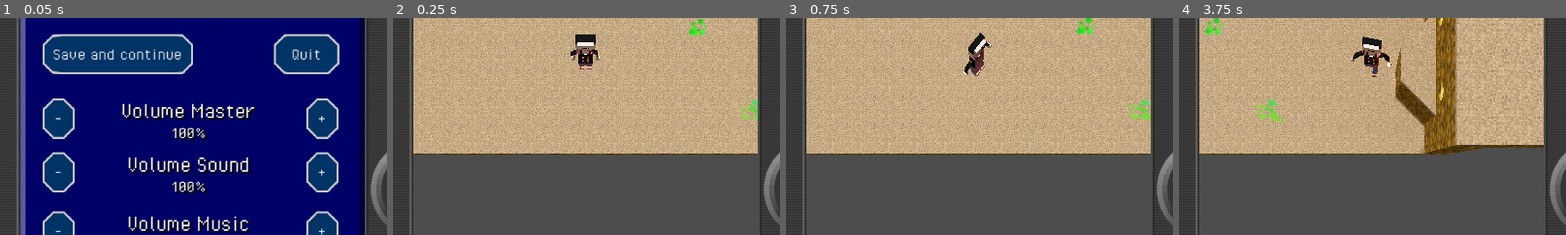
Above: before the commit, frames 1-4 (left to right).
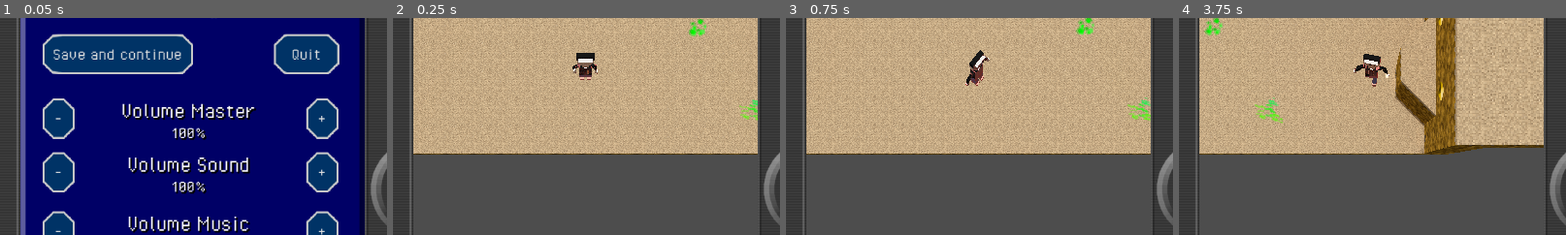
Above: after the commit, the same moments.

Repository: davididev/DavidiClanZappers
Game: Godot game, scene res://Scenes/Game1/TestScene.tscn
The game is run twice, just before and just after one commit, with the same random seed, the same clock (stepped at 60 frames per second) and the same inputs. The project has no main scene, so this scene is started directly.
Inputs (mouse positions are % of the whole screen's width and height, from its top left):
- Up to frame 1 (0.05 s): no input
- Up to frame 2 (0.25 s): no input
- Up to frame 3 (0.75 s): move the mouse to (72, 45) at 0.52 s; hold Right (ui_right) from 0.53 s (still down); tap Z (item) at 0.6 s; click (72, 45) at 0.67 s
- Up to frame 4 (3.75 s): tap Space (jump) at 0.77 s; release Right (ui_right) at 1.25 s; drag from (30, 55) to (45, 70) at 1.27 s; move the mouse to (60, 28) at 2.02 s; hold Right (ui_right) 2.03-2.75 s; tap Tab (speed) at 2.1 s; tap Z (item) at 2.3, 3.6 s; drag from (45, 70) to (20, 35) at 2.77 s; move the mouse to (80, 65) at 3.52 s; hold Left (ui_left) from 3.53 s (still down)
The pictures show only the part of the screen within x 25-75%, y 16-65%; the shares and areas given below are measured in that part.

Frame 1 is identical in both runs. In frame 2, 1.0% of the frame differs, in the area x 45-54%, y 7-29%; in frame 3, 0.8%; in frame 4, 1.0%, in the area x 44-55%, y 8-32%.

Commit message:
Saving and loading working (including persistent nodes)

Diff:
--- a/Prefabs/Enemy/GreenSlime.tscn
+++ b/Prefabs/Enemy/GreenSlime.tscn
@@ -80,8 +80,8 @@
 transform = Transform3D(0.5, 0, 0, 0, 0.5, 0, 0, 0, 0.5, 0, -0.5, 0)
 
 [node name="Skeleton3D" parent="CollisionShape3D/GreenSlime/Armature" index="0"]
-bones/0/scale = Vector3(1.22832, 1, 1)
-bones/1/scale = Vector3(0.817343, 1, 0.817343)
+bones/0/scale = Vector3(1.1525, 1, 1)
+bones/1/scale = Vector3(0.877998, 1, 0.877998)
 
 [node name="DONOTCOPY_SlimeSprite" parent="CollisionShape3D/GreenSlime/Armature/Skeleton3D" index="0"]
 surface_material_override/0 = ExtResource("4_rej0u")
--- a/Prefabs/Player/nate_boilerplate.tscn
+++ b/Prefabs/Player/nate_boilerplate.tscn
@@ -13,7 +13,7 @@
 custom_solver_bias = 0.5
 height = 2.5
 
-[node name="NateBoilerplate" type="Node3D"]
+[node name="NateBoilerplate" type="Node3D" groups=["SerializedNode"]]
 script = ExtResource("1_s37ou")
 playerRoot = NodePath("CharacterBody3D/CollisionShape3D/NateRiggedFinal")
 characterController = NodePath("CharacterBody3D")
--- a/Prefabs/Player/player_ui.tscn
+++ b/Prefabs/Player/player_ui.tscn
@@ -902,6 +902,7 @@
 [connection signal="pressed" from="InventoryMenu/Item Button 2" to="InventoryMenu/Item Button 2" method="_on_pressed"]
 [connection signal="pressed" from="InventoryMenu/SettingsButton" to="." method="_on_settings_button_pressed"]
 [connection signal="pressed" from="SettingsMenu/IventoryButton" to="." method="_on_iventory_button_pressed"]
+[connection signal="pressed" from="SettingsMenu/SaveButton" to="." method="_on_save_button_pressed"]
 [connection signal="pressed" from="DialogueBox/Button Choice1" to="DialogueBox" method="_on_button_choice_1_pressed"]
 [connection signal="pressed" from="DialogueBox/Button Choice2" to="DialogueBox" method="_on_button_choice_2_pressed"]
 [connection signal="pressed" from="DialogueBox/Button Choice3" to="DialogueBox" method="_on_button_choice_3_pressed"]
--- a/Scenes/Global/loadingscreen.gd
+++ b/Scenes/Global/loadingscreen.gd
@@ -7,6 +7,7 @@
 # Called when the node enters the scene tree for the first time.
 func _ready():
 	#get_node("CanvasLayer/Header").text = str("[center]Loading:\n", );
+	GameDataHolder.Instance.data.ScenePath = SceneToLoad;
 	resource_name = str("res://Scenes/", SceneToLoad, ".tscn")
 	ResourceLoader.load_threaded_request(resource_name);
 	get_node("Camera2D/CanvasGroup/RichTextLabel").scale = Vector2(1.0, scaleY);
--- a/Scripts/Global/Data/GameData.gd
+++ b/Scripts/Global/Data/GameData.gd
@@ -11,5 +11,25 @@
 @export var VolumeSound = 1.0;
 @export var VolumeMusic = 1.0;
 @export var VolumeGlobal = 1.0;
+@export var ScenePath : String;
 
 @export var savedNodes : Array[SerializedNode];
+
+func Save(t : SceneTree):  #Mostly this is about saving the savedNodes
+	var save_nodes = t.get_nodes_in_group("SerializedNode")
+	print(str("Count of save nodes:", save_nodes.size()));
+	savedNodes.clear();
+	for node in save_nodes:
+		if node.scene_file_path.is_empty():
+			print("persistent node '%s' is not an instanced scene, skipped" % node.name)
+			continue
+		if node.has_method("SaveNode"):
+			print("Saving node");
+			var node_data = node.call("SaveNode");
+			savedNodes.append(node_data);
+
+func Load(t : SceneTree): #Mostly this is about loading the savedNodes
+	#Load the persistent nodes
+	for node in savedNodes:
+		if t.root.get_node(node.path).has_method("LoadNode"):
+			t.root.get_node(node.path).call("LoadNode", node);
--- a/Scripts/Global/Data/GameDataHolder.gd
+++ b/Scripts/Global/Data/GameDataHolder.gd
@@ -13,7 +13,7 @@
 	return data;
 
 func LoadFile():
-	var path = str("user://savegame", GameID, ".save");
+	var path = str("user://savegame", GameID, ".res");
 	if ResourceLoader.exists(path):
 		data = ResourceLoader.load(path);
 	else:
@@ -22,10 +22,12 @@
 	if ResourceLoader.exists(path2):
 		VarMeta  = ResourceLoader.load(path2);
 
-func SaveFile():
-	var path = str("user://savegame", GameID, ".save");
+func SaveFile(t : SceneTree):
+	var path = str("user://savegame", GameID, ".res");
+	data.Save(t);
 	var err : Error = ResourceSaver.save(data, path);
 	if err:
+		print(str, "Error saving: ", err);
 		return false;
 	else:
 		return true;
--- a/Scripts/Global/Data/SerializedNode.gd
+++ b/Scripts/Global/Data/SerializedNode.gd
@@ -1,8 +1,9 @@
 class_name SerializedNode extends Resource
 
-@export var filename : String;  #get_scene_file_path(),
-@export var parent : NodePath;  #get_parent().get_path()
+@export var path : String;  #get_parent().get_path()
 @export var MiscFloat1 : float;
 @export var MiscFloat2 : float;
 @export var MiscInt1 : int;
 @export var MiscInt2 : int;
+@export var position : Vector3;
+@export var rotation : Vector3;
--- a/Scripts/Global/Enemy/EnemyBase.gd
+++ b/Scripts/Global/Enemy/EnemyBase.gd
@@ -31,10 +31,36 @@
 var attackTimer = 0.0;
 var currentBrainTime = 0.0;
 
+func SaveNode() -> SerializedNode:
+	var newNode = SerializedNode.new();
+	newNode.path = get_path();
+	newNode.MiscFloat1 = MinHealth;
+	newNode.MiscInt1 = currentBrainID;
+	newNode.position = position;
+	newNode.rotation = rotation_degrees;
+	return newNode;
+
+var loadFile = false;
+
+func LoadNode(load : SerializedNode) -> void:
+	loadFile = true;
+	position = load.position;
+	rotation_degrees = load.rotation;
+	MinHealth = load.MiscFloat1;
+	SetCurrentBrain(load.MiscInt1);
+	if MinHealth < 0.0:
+		Die();
+
+func Die():
+	visible = false;
+	process_mode = ProcessMode.PROCESS_MODE_DISABLED;
+
 # Called when the node enters the scene tree for the first time.
 func _ready() -> void:
-	MinHealth = MaxHealth;
-	SetCurrentBrain(0);
+	await get_tree().create_timer(0.05).timeout;
+	if loadFile == false:  #This was not loaded from data, init enemy
+		MinHealth = MaxHealth;
+		SetCurrentBrain(0);
 	pass # Replace with function body.
 
 func SetCurrentBrain(id : int):
@@ -139,4 +165,4 @@
 
 		MinHealth -= Amount;
 		if MinHealth < 0.0:
-			queue_free();
+			Die();
--- a/Scripts/Global/Player/Avatar.gd
+++ b/Scripts/Global/Player/Avatar.gd
@@ -10,6 +10,8 @@
 
 var idLeft = 0;
 var idRight = 0;
+
+
 
 func _enter_tree() -> void:
 	if GameDataHolder.Instance == null:
--- a/Scripts/Global/Player/PlayerUI.gd
+++ b/Scripts/Global/Player/PlayerUI.gd
@@ -92,3 +92,14 @@
 
 func _on_iventory_button_pressed() -> void:
 	SetPausePanel(0);
+
+
+func _on_save_button_pressed() -> void:
+	var success = GameDataHolder.Instance.SaveFile(get_tree());
+	if success:
+		get_node("SettingsMenu/SaveButton").text = "Saved game!";
+	else:
+		get_node("SettingsMenu/SaveButton").text = "Failed; try again";
+
+	await get_tree().create_timer(1.0, true, true, true).timeout;
+	get_node("SettingsMenu/SaveButton").text = "Save and continue";
--- a/Scripts/Global/Player/boilerplate.gd
+++ b/Scripts/Global/Player/boilerplate.gd
@@ -14,11 +14,32 @@
 
 var gravity = 0.0;
 var targetAngle : float = 0.0;
+static var First = true;
+
+
+func SaveNode() -> SerializedNode:
+	var newNode = SerializedNode.new();
+	newNode.path = get_path();
+	newNode.position = get_child(0).position;
+	newNode.rotation = get_child(0).rotation_degrees;
+	return newNode;
+
+func LoadNode(load : SerializedNode) -> void:
+
+	get_child(0).position = load.position;
+	get_child(0).rotation_degrees = load.rotation;
 
 # Called when the node enters the scene tree for the first time.
 func _ready() -> void:
 	GameDataHolder.Instance.GetGameData();
-	get_node(playerRoot).position = StartingPosition;
+
+	if First: #Load nodes
+		var current = get_tree().current_scene.scene_file_path;
+		var compare = str("res://Scenes/", GameDataHolder.Instance.data.ScenePath, ".tscn")
+		if current == compare:
+			GameDataHolder.Instance.data.Load(get_tree());
+	else:
+		get_node(playerRoot).position = StartingPosition;
 
 
 func set_cc_rotation(moveVec : Vector3, delta : float):
--- a/Scripts/Global/UI/SpellOrItemButton.gd
+++ b/Scripts/Global/UI/SpellOrItemButton.gd
@@ -14,7 +14,7 @@
 		get_node("TextureRect").texture = load(str("res://Graphics/UI/Inventory/Item", itemID, ".png"))
 	else:
 		spellID = GameDataHolder.Instance.data.Spells[dataID];
-		get_node("TextureRect").texture = load(str("res://Graphics/UI/Inventory/Spell", itemID, ".png"))
+		get_node("TextureRect").texture = load(str("res://Graphics/UI/Inventory/Spell", spellID, ".png"))
 
 
 func _on_pressed() -> void:
Binary file added: Graphics/UI/Inventory/Spell0.png
Not shown, added: Graphics/UI/Inventory/Spell0.png.import
